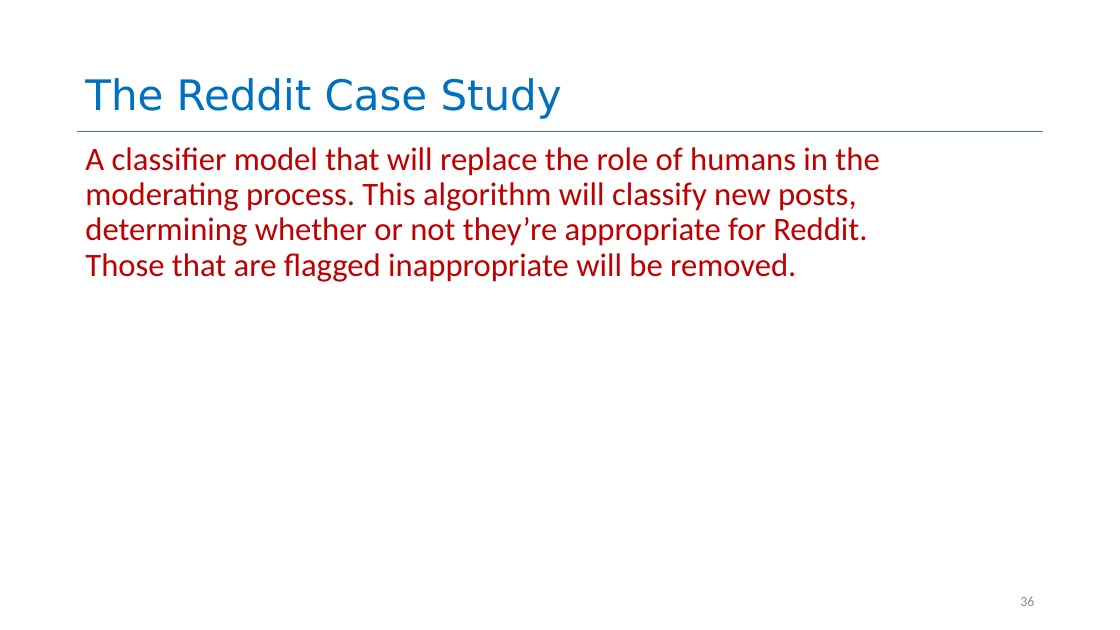
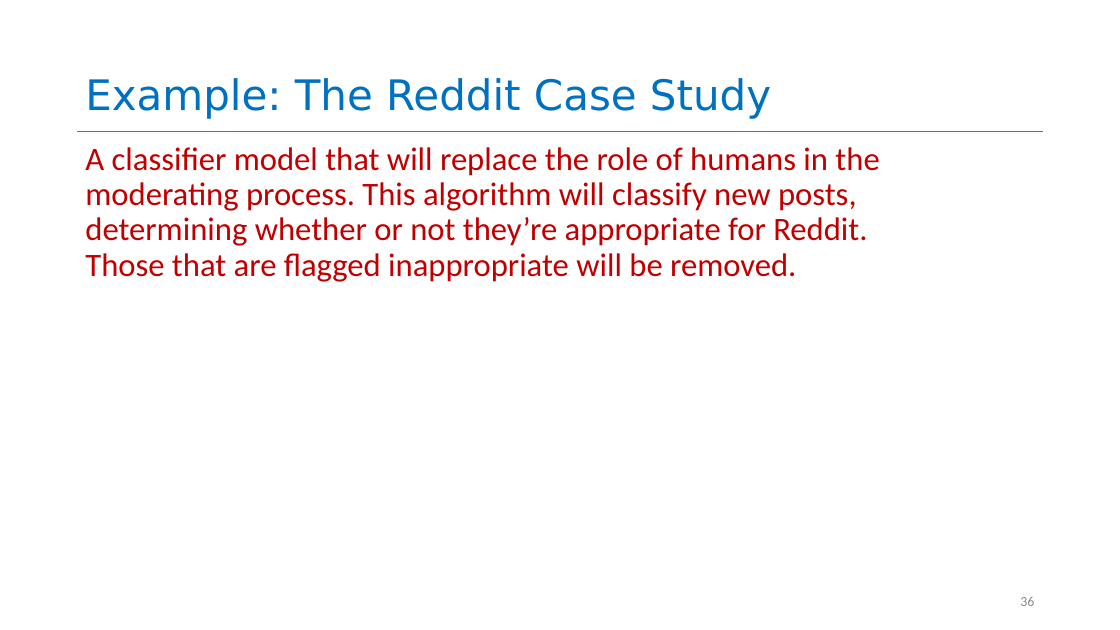
Before and after one commit to yashburshe/CS4530-Fall-2025, a slide deck: slide 36 of Slides/Module 01.2 Requirements Gathering.pptx. Drawn at 1120x630 pixels with LibreOffice and Linux fonts; fonts in the diff are those of the drawing. Boxes give left, top, right and bottom in pixels: in the first picture for what was removed or moved away, otherwise in the second. Text is boxed around its words. In the diff, an @@ line names an element or a change of style, - is before the commit and + after.

```diff
--- a/Slides/Module 01.2 Requirements Gathering.pptx
+++ b/Slides/Module 01.2 Requirements Gathering.pptx
@@ title at [85,78,771,119]: text changed @@
-The Reddit Case Study
+Example: The Reddit Case Study
```
Also in this commit, not shown: 4 other slides changed, 1 other file.
